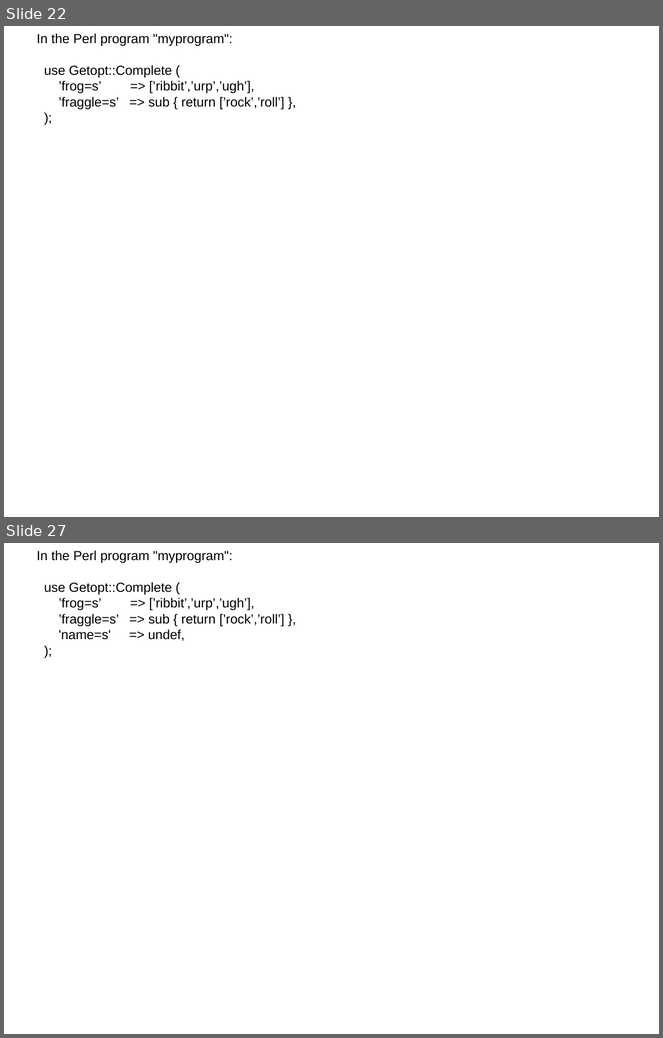
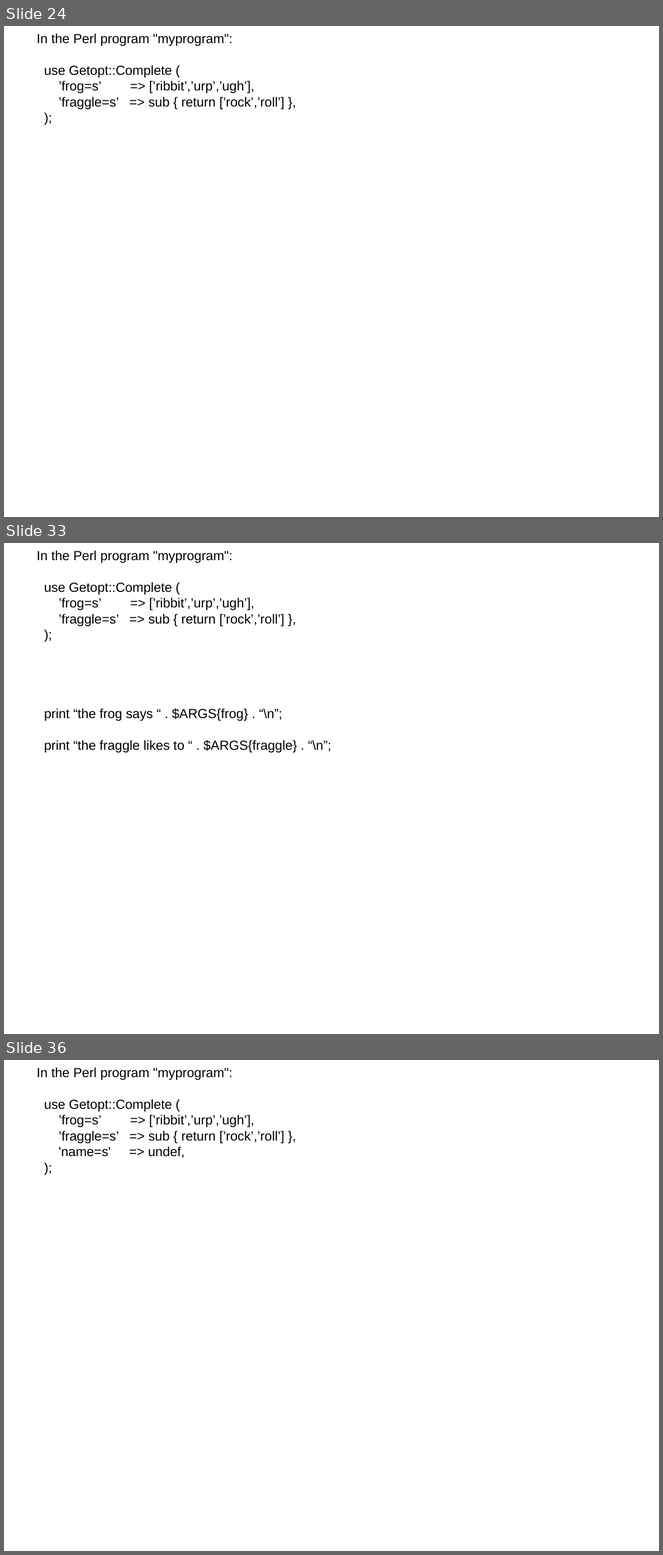
Before and after one commit to ssmith-wustl/Getopt-Complete, a slide deck: doc/getopt-complete.odp. Shown one above the other, each under a label of ours: slides 22 and 27 before the commit, slides 24, 33 and 36 after it; the slides between them are not shown. The pictures are 663x1038 and 663x1555 pixels, drawn with LibreOffice and Linux fonts; fonts in the diff are those of the drawing. Boxes give left, top, right and bottom in pixels: in the first picture for what was removed or moved away, otherwise in the second. Text is boxed around its words. In the diff, an @@ line names an element or a change of style, - is before the commit and + after.

Commit message:
updated for St. Lous Perl Mongers lightning talks.

```diff
--- a/doc/getopt-complete.odp
+++ b/doc/getopt-complete.odp
@@ slide 33 added at (x1=4, y1=543, x2=659, y2=1034), background #FFFFFF @@
@@ subtitle added at (x1=37, y1=550, x2=332, y2=753), 16 pt, text #000000 @@
+In the Perl program "myprogram":
+use Getopt::Complete (
+’frog=s’ => [’ribbit’,’urp’,’ugh’],
+’fraggle=s’ => sub { return [’rock’,’roll’] },
+);
+print “the frog says “ . $ARGS{frog} . “\n”;
+print “the fraggle likes to “ . $ARGS{fraggle} . “\n”;
@@ what was slide 22 is now slide 24 @@
@@ what was slide 27 is now slide 36 @@
```
Also in this commit, not shown: 16 slides changed, 8 other slides added, 1 other file.
